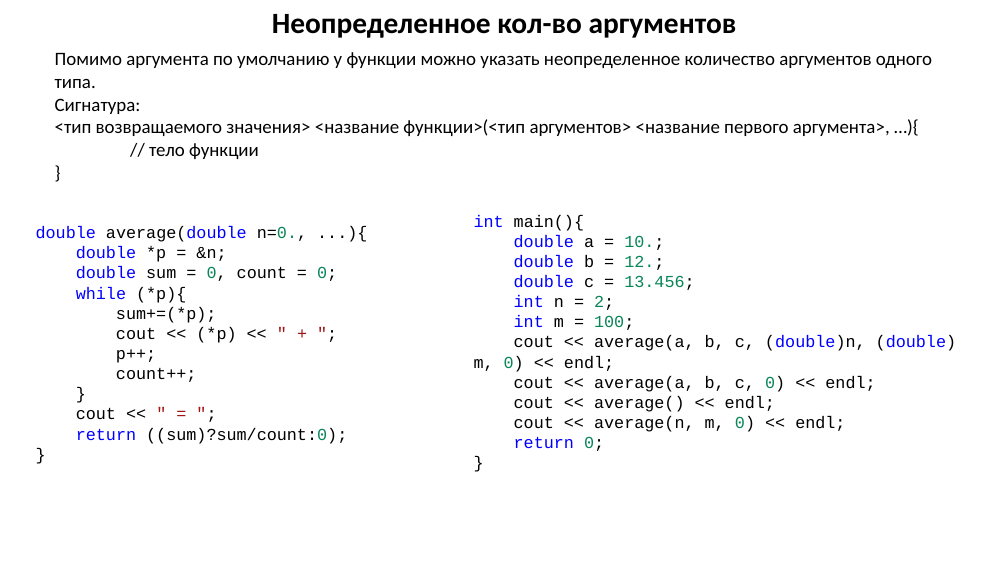
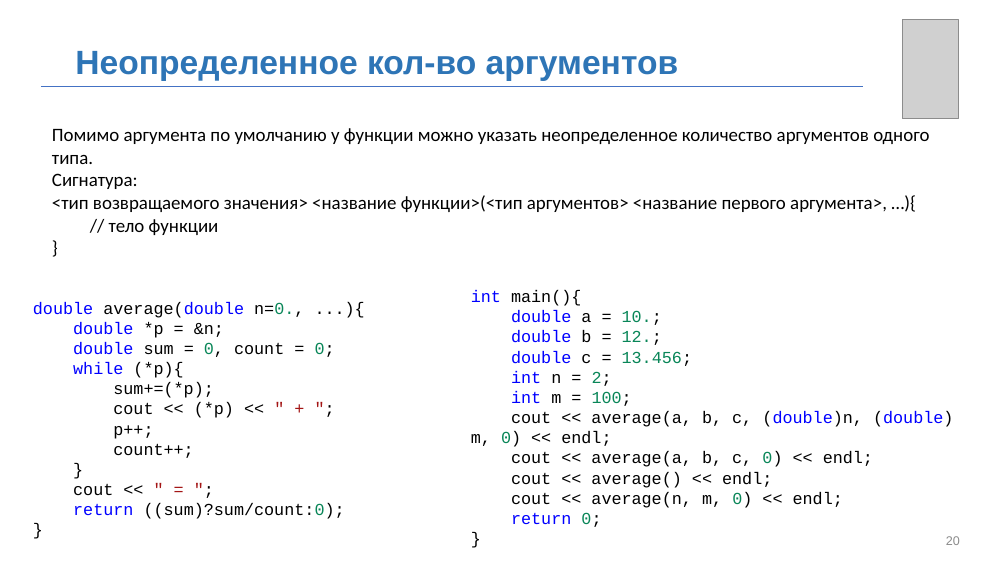
Before and after one commit to MUCTR-IKT-CPP/cpp_course, a slide deck: slide 20 of Лекции/2022/3/Пользовательские типы, структры, объединения.pptx (slide 19 before the commit). Drawn at 1008x567 pixels with LibreOffice and Linux fonts; fonts in the diff are those of the drawing; grey boxes stand for pictures; background and template pictures are left out. Boxes give left, top, right and bottom in pixels: in the first picture for what was removed or moved away, otherwise in the second. Text is boxed around its words. In the diff, an @@ line names an element or a change of style, - is before the commit and + after.

```diff
--- a/Лекции/2022/3/Пользовательские типы, структры, объединения.pptx
+++ b/Лекции/2022/3/Пользовательские типы, структры, объединения.pptx
@@ picture added at bbox=[902, 20, 958, 119] @@
@@ text "Неопределенное кол-во аргументов": place and size @@
-text "Неопределенное кол-во аргументов" at bbox=[272, 14, 737, 38]
+text "Неопределенное кол-во аргументов" at bbox=[75, 51, 678, 81]
@@ text "Неопределенное кол-во аргументов" at bbox=[75, 51, 678, 81]: size 28 to 32 pt, font Calibri to Arial, text colour #000000 to #2E75B6; alignment centre to left; vertical alignment top to middle @@
@@ line added from (41, 86) to (864, 86), #4472C4 0.5 pt @@
@@ text "Помимо аргумента по умолчанию у ...": place and size @@
-text "Помимо аргумента по умолчанию у ..." at bbox=[55, 52, 932, 159]
+text "Помимо аргумента по умолчанию у ..." at bbox=[52, 128, 929, 235]
@@ text "double average(double n=0., ...){": place and size @@
-text "double average(double n=0., ...){" at bbox=[36, 226, 347, 444]
+text "double average(double n=0., ...){" at bbox=[33, 302, 345, 519]
@@ text "int main(){": place and size @@
-text "int main(){" at bbox=[474, 215, 956, 451]
+text "int main(){" at bbox=[471, 290, 953, 527]
@@ page number added at bbox=[946, 536, 960, 545], 12 pt, text #8C8C8C @@
+20
```
Also in this commit, not shown: 19 other slides changed, 2 slides added, 1 slide removed, 5 other files.
